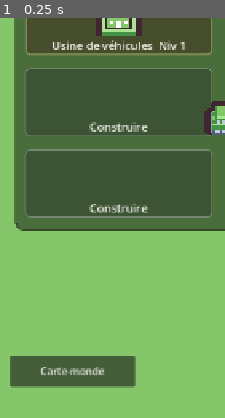
Above: before the commit, frame 1.
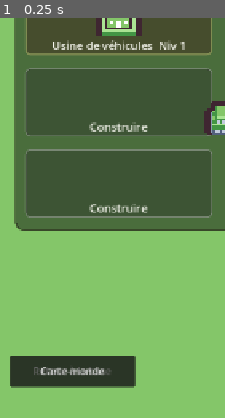
Above: after the commit, the same moment.

Repository: BenjaminB-BlueTeam/Jeu-mobile
Game: Godot game, scene res://scenes/main/Main.tscn
Two runs of this game, one before a commit and one after it. Both use one fixed random seed, a clock stepped at 60 frames per second and the inputs below.
Inputs:
- Up to frame 1 (0.25 s): no input
The pictures show only the part of the screen within x 0-50%, y 50-100%; the shares and areas given below are measured in that part.

The runs differ from the first frame. In frame 1, 4.0% of the frame differs, in the area x 4-61%, y 84-93%.
Error in both runs: Invalid access to property or key 'steel_mine' on a base object of type 'Dictionary'. (res://scripts/autoload/GameState.gd:123)

Commit message:
feat(client): wire mock base list into Main.gd (base_id/biome, no UI yet)

Diff:
--- a/client/scripts/main/Main.gd
+++ b/client/scripts/main/Main.gd
@@ -1,11 +1,20 @@
 extends Node
 ## Switches between Base and WorldMap, and saves on window close so the
 ## lazy-eval timestamp is fresh for the next session.
+
+# TODO(server): replace with the player's actual base list from Supabase
+# (table `bases`, RLS scoped to the player) once the backend exists. For now,
+# a single local base -- BaseMap's base_id/biome API is already in place so
+# swapping this constant for a real fetched list is the only change needed.
+const MOCK_BASES := [
+	{ "base_id": "base_local_1", "name": "Base principale", "biome": "plains" },
+]
 
 @onready var _base: Node2D = $Base
 @onready var _map: Node2D = $WorldMap
 
 func _ready() -> void:
+	_base.configure(MOCK_BASES[0]["base_id"], MOCK_BASES[0]["biome"])
 	_base.map_requested.connect(_show_map)
 	_map.base_requested.connect(_show_base)
 	_show_base()
